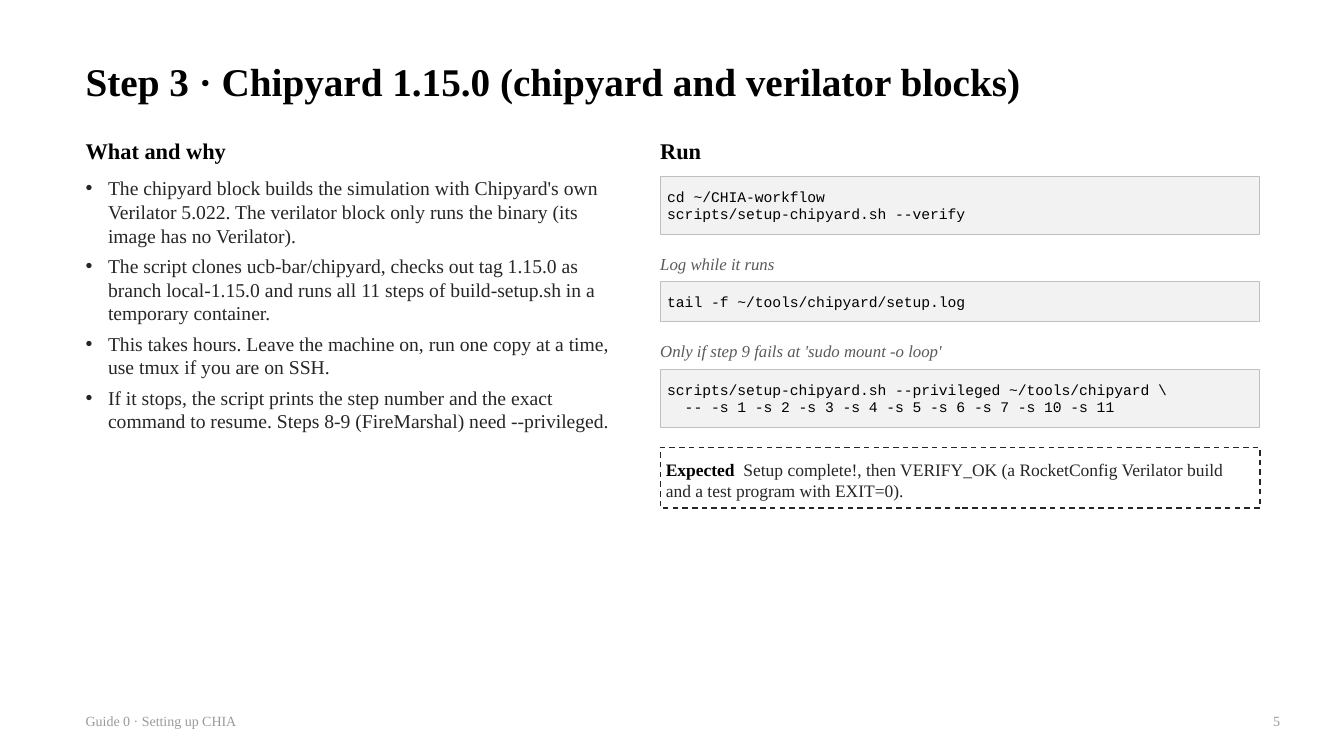
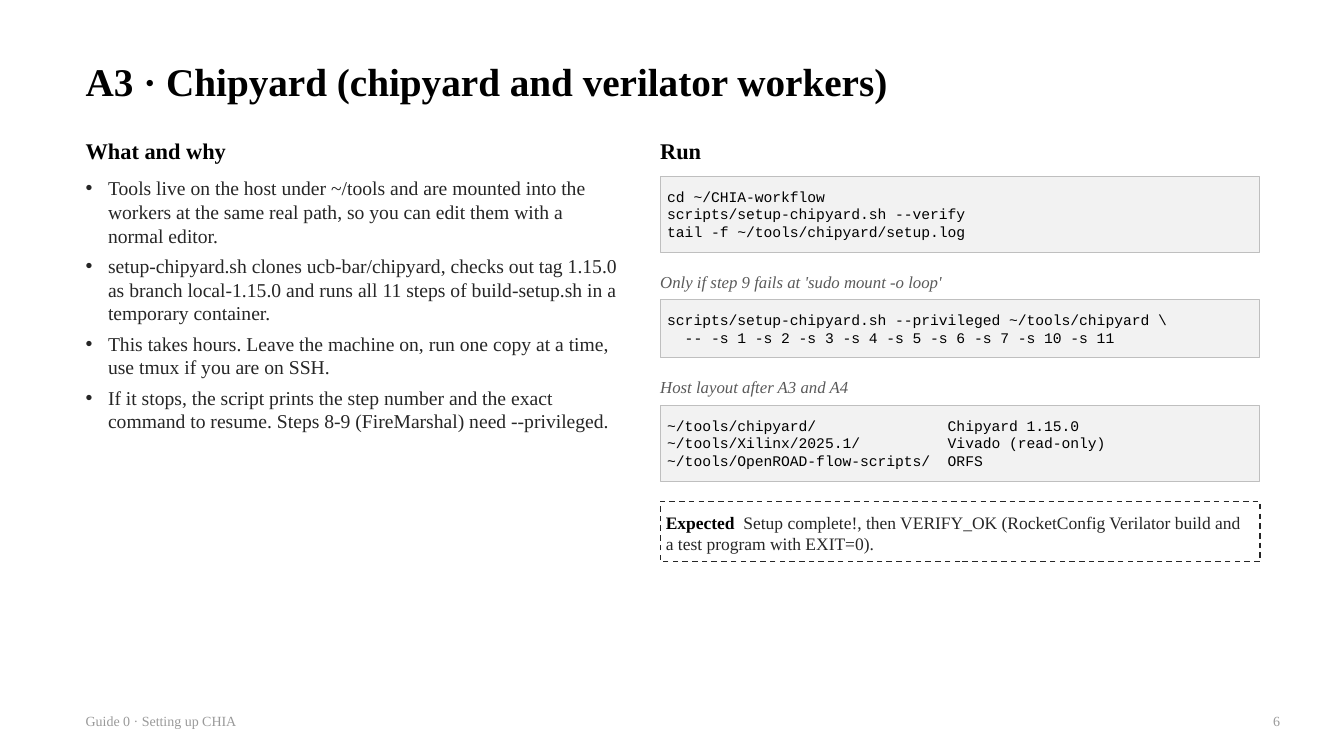
Before and after one commit to chipchip-tech/CHIA-workflow, a slide deck: slide 6 of projects/demo-alu/report/guides/0_Setup.pptx (slide 5 before the commit). Drawn at 1344x756 pixels with LibreOffice and Linux fonts; fonts in the diff are those of the drawing. Boxes give left, top, right and bottom in pixels: in the first picture for what was removed or moved away, otherwise in the second. Text is boxed around its words. In the diff, an @@ line names an element or a change of style, - is before the commit and + after.

```diff
--- a/projects/demo-alu/report/guides/0_Setup.pptx
+++ b/projects/demo-alu/report/guides/0_Setup.pptx
@@ text at (x1=86, y1=68, x2=887, y2=103): text changed @@
-Step 3 · Chipyard 1.15.0 (chipyard and verilator blocks)
+A3 · Chipyard (chipyard and verilator workers)
@@ rectangle "cd ~/CHIA-workflow" resized from (x1=660, y1=176, x2=1260, y2=235) to (x1=660, y1=176, x2=1260, y2=252) @@
@@ text at (x1=108, y1=181, x2=617, y2=325): text changed @@
-• The chipyard block builds the simulation with Chipyard's own Verilator 5.022. The verilator block only runs the binary (its image has no Verilator).
-• The script clones ucb-bar/chipyard, checks out tag 1.15.0 as branch local-1.15.0 and runs all 11 steps of build-setup.sh in a temporary container.
+• Tools live on the host under ~/tools and are mounted into the workers at the same real path, so you can edit them with a normal editor.
+• setup-chipyard.sh clones ucb-bar/chipyard, checks out tag 1.15.0 as branch local-1.15.0 and runs all 11 steps of build-setup.sh in a temporary container.
@@ text in rectangle at (x1=667, y1=226, x2=965, y2=240): paragraph added @@
+tail -f ~/tools/chipyard/setup.log
@@ text "Only if step 9 fails ..." moved from (x1=660, y1=345, x2=941, y2=361) to (x1=660, y1=276, x2=941, y2=292) @@
@@ text removed at (x1=660, y1=258, x2=775, y2=274) @@
-Log while it runs
@@ rectangle "scripts/setup-chipyard.sh --privileged ~/tools/chipyard \" moved from (x1=660, y1=369, x2=1260, y2=427) to (x1=660, y1=299, x2=1260, y2=358) @@
@@ rectangle removed at (x1=660, y1=282, x2=1260, y2=323) @@
-tail -f ~/tools/chipyard/setup.log
@@ text added at (x1=660, y1=381, x2=849, y2=397), 12 pt, text #5A5A5A, italic @@
+Host layout after A3 and A4
@@ rectangle added at (x1=660, y1=405, x2=1260, y2=481), fill #F2F2F2, outline #BFBFBF 0.75 pt, 10.5 pt, text #000000 @@
+~/tools/chipyard/ Chipyard 1.15.0
+~/tools/Xilinx/2025.1/ Vivado (read-only)
+~/tools/OpenROAD-flow-scripts/ ORFS
@@ rectangle "Expected Setup complete!, then VERIFY_OK ..." moved from (x1=660, y1=448, x2=1260, y2=508) to (x1=660, y1=501, x2=1260, y2=562) @@
@@ text in rectangle at (x1=666, y1=516, x2=1240, y2=554): text changed @@
-Expected Setup complete!, then VERIFY_OK (a RocketConfig Verilator build and a test program with EXIT=0).
+Expected Setup complete!, then VERIFY_OK (RocketConfig Verilator build and a test program with EXIT=0).
@@ text at (x1=1273, y1=717, x2=1280, y2=726): text changed @@
-5
+6
```
Also in this commit, not shown: 6 other slides changed, 6 slides added, 4 slides removed, 4 other files.
